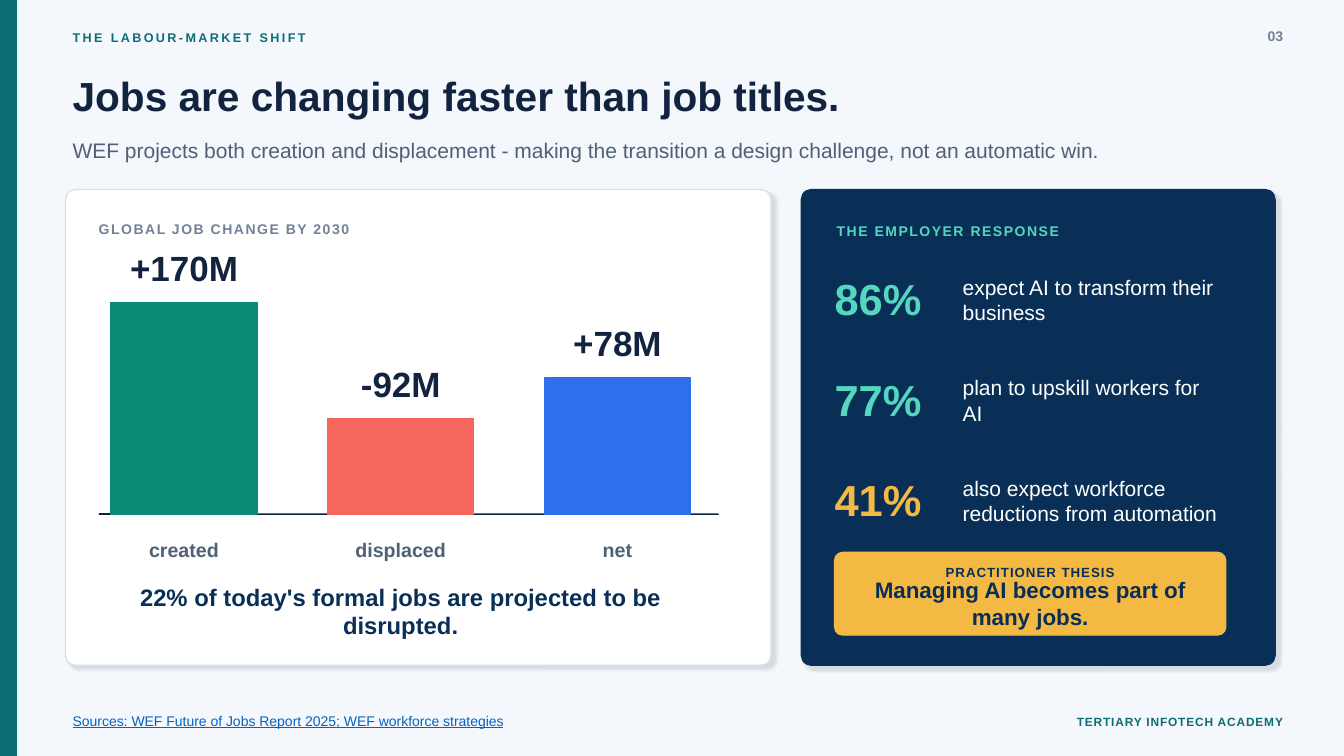
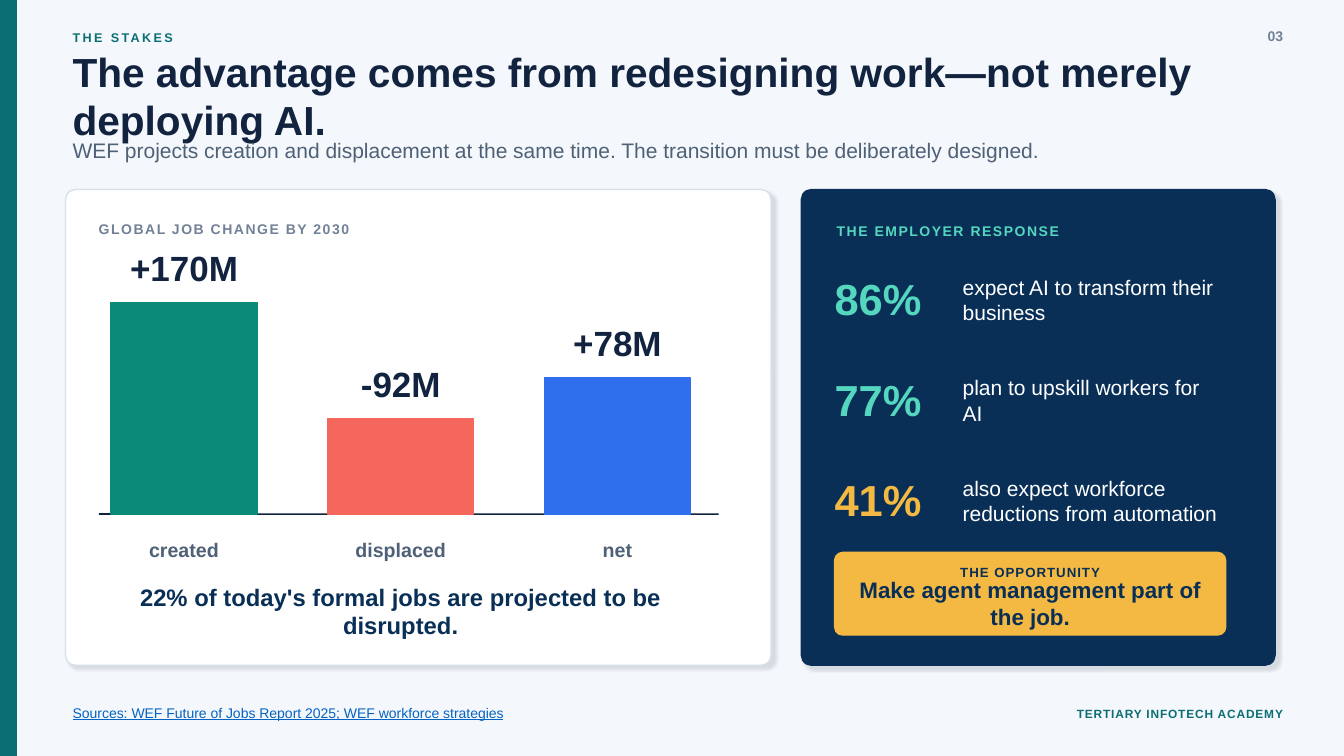
Before and after one commit to alfredang/AICoahcing, a slide deck: slide 3 of presentation/Dr-Alfred-Work-Redesign-for-Managing-AI-Agents.pptx. Drawn at 1344x756 pixels with LibreOffice and Linux fonts; fonts in the diff are those of the drawing. Boxes give left, top, right and bottom in pixels: in the first picture for what was removed or moved away, otherwise in the second. Text is boxed around its words. In the diff, an @@ line names an element or a change of style, - is before the commit and + after.

Commit message:
feat: sharpen job redesign business pitch

```diff
--- a/presentation/Dr-Alfred-Work-Redesign-for-Managing-AI-Agents.pptx
+++ b/presentation/Dr-Alfred-Work-Redesign-for-Managing-AI-Agents.pptx
@@ text at <box>73,57,145,88</box>: text changed @@
-THE LABOUR-MARKET SHIFT
+THE STAKES
@@ text at <box>73,57,1191,143</box>: text changed @@
-Jobs are changing faster than job titles.
+The advantage comes from redesigning work—not merely deploying AI.
@@ text at <box>73,142,1039,163</box>: text changed @@
-WEF projects both creation and displacement - making the transition a design challenge, not an automatic win.
+WEF projects creation and displacement at the same time. The transition must be deliberately designed.
@@ text at <box>960,567,1100,577</box>: text changed @@
-PRACTITIONER THESIS
+THE OPPORTUNITY
@@ text at <box>859,581,1201,630</box>: text changed @@
-Managing AI becomes part of many jobs.
+Make agent management part of the job.
@@ text "Sources: WEF Future of Jobs ...": place and size @@
-text "Sources: WEF Future of Jobs ..." at <box>73,716,503,729</box>
+text "Sources: WEF Future of Jobs ..." at <box>73,708,503,721</box>
@@ text "TERTIARY INFOTECH ACADEMY": place and size @@
-text "TERTIARY INFOTECH ACADEMY" at <box>1077,717,1283,726</box>
+text "TERTIARY INFOTECH ACADEMY" at <box>1077,709,1283,718</box>
```
Also in this commit, not shown: 9 other slides changed, 3 other files.
